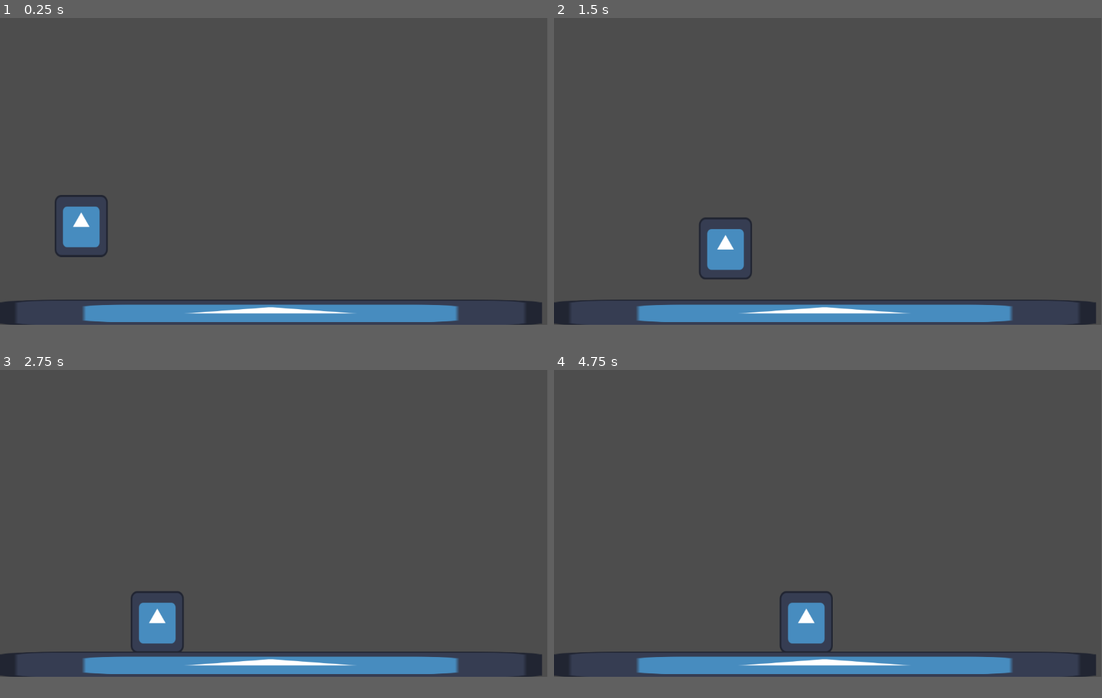
Above: before the commit, frames 1-4 (two rows, left to right).
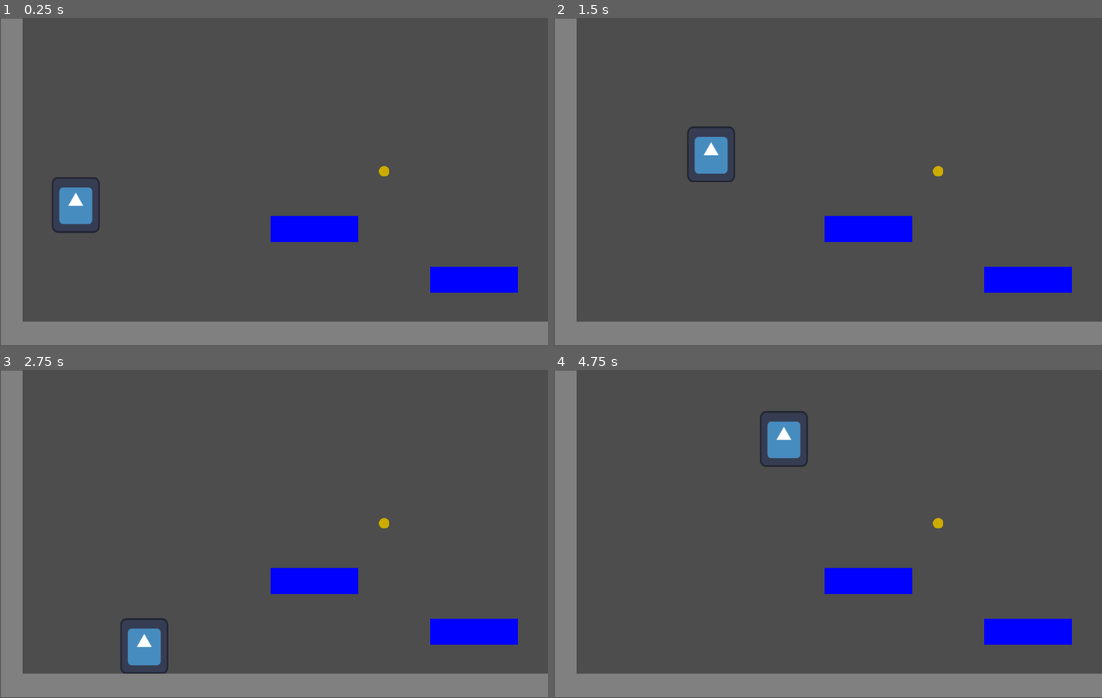
Above: after the commit, the same moments.

Repository: JulioAndrade07-art/Tsukuyomi-game
Game: Godot game, scene res://main.tscn
Two runs of this game, one before a commit and one after it. Both use one fixed random seed, a clock stepped at 60 frames per second and the inputs below. The engine's default icon, where the game draws it, is replaced by a stand-in: a white triangle on a blue panel in a dark square.
Inputs:
- Up to frame 1 (0.25 s): no input
- Up to frame 2 (1.5 s): tap Enter (ui_accept) at 0.5, 0.6, 0.77, 1.07, 1.35 s; hold D (ui_right) from 0.53 s (still down)
- Up to frame 3 (2.75 s): tap Enter (ui_accept) at 1.52, 1.82, 2.1 s; release D (ui_right) at 2.03 s; hold A (ui_left) from 2.03 s (still down)
- Up to frame 4 (4.75 s): release A (ui_left) at 2.78 s; hold D (ui_right) 2.78-4.28 s; tap Enter (ui_accept) at 2.85, 3.02, 3.32, 3.6, 3.77, 4.07, 4.35, 4.52 s; hold A (ui_left) from 4.28 s (still down)
In our replay, the window is 799x449 before the commit and 800x480 after it. These sizes can differ from the game's own. Grey fills any space a smaller window leaves; there, only what the larger window draws over its background counts as a difference.

The runs differ from the first frame. In frame 1, 13% of the frame differs, in the area x 0-100%, y 0-100%; in frame 2, 14%; in frame 3, 13%; in frame 4, 14%.

Commit message:
movimentação de câmera

Diff:
--- /dev/null
+++ b/GODOT/novo-projeto-de-jogo/GodotPrototype/Coin.gd
@@ -0,0 +1,11 @@
+extends Area2D
+
+signal collected
+
+func _ready():
+    connect("body_entered", Callable(self, "_on_body_entered"))
+
+func _on_body_entered(body):
+    if body.is_in_group("player"):
+        emit_signal("collected")
+        queue_free()
--- /dev/null
+++ b/GODOT/novo-projeto-de-jogo/GodotPrototype/Main.gd
@@ -0,0 +1,12 @@
+extends Node2D
+
+var score: int = 0
+
+func _ready():
+    if has_node("Coin"):
+        var coin = $Coin
+        coin.connect("collected", Callable(self, "_on_coin_collected"))
+
+func _on_coin_collected():
+    score += 1
+    print("Moeda coletada! Score: ", score)
--- /dev/null
+++ b/GODOT/novo-projeto-de-jogo/GodotPrototype/Main.tscn
@@ -0,0 +1,47 @@
+[gd_scene load_steps=5 format=3]
+
+[node name="Main" type="Node2D"]
+script = ExtResource("res://Main.gd")
+
+[node name="Player" type="CharacterBody2D" parent="."]
+script = ExtResource("res://Player.gd")
+position = Vector2(100, 200)
+
+[node name="Sprite2D" type="Sprite2D" parent="Player"]
+texture = ExtResource("res://Sprites/player.png")
+
+[node name="CollisionShape2D" type="CollisionShape2D" parent="Player"]
+shape = RectangleShape2D.new()
+shape.extents = Vector2(16, 24)
+
+[node name="Chao" type="StaticBody2D" parent="."]
+position = Vector2(200, 300)
+
+[node name="Sprite2D" type="Sprite2D" parent="Chao"]
+texture = ExtResource("res://Sprites/ground.png")
+
+[node name="CollisionShape2D" type="CollisionShape2D" parent="Chao"]
+shape = RectangleShape2D.new()
+shape.extents = Vector2(64, 16)
+
+[node name="MovingPlatform" type="Node2D" parent="."]
+script = ExtResource("res://MovingPlatform.gd")
+position = Vector2(300, 250)
+
+[node name="Sprite2D" type="Sprite2D" parent="MovingPlatform"]
+texture = ExtResource("res://Sprites/platform.png")
+
+[node name="CollisionShape2D" type="CollisionShape2D" parent="MovingPlatform"]
+shape = RectangleShape2D.new()
+shape.extents = Vector2(48, 12)
+
+[node name="Coin" type="Area2D" parent="."]
+script = ExtResource("res://Coin.gd")
+position = Vector2(200, 200)
+
+[node name="Sprite2D" type="Sprite2D" parent="Coin"]
+texture = ExtResource("res://Sprites/coin.png")
+
+[node name="CollisionShape2D" type="CollisionShape2D" parent="Coin"]
+shape = CircleShape2D.new()
+shape.radius = 12
--- /dev/null
+++ b/GODOT/novo-projeto-de-jogo/GodotPrototype/MovingPlatform.gd
@@ -0,0 +1,15 @@
+extends Node2D
+
+@export var speed: float = 100.0
+@export var distance: float = 200.0
+
+var direction: int = 1
+var start_pos: Vector2
+
+func _ready():
+    start_pos = position
+
+func _process(delta):
+    position.x += speed * direction * delta
+    if abs(position.x - start_pos.x) > distance:
+        direction *= -1
--- /dev/null
+++ b/GODOT/novo-projeto-de-jogo/GodotPrototype/Player.gd
@@ -0,0 +1,18 @@
+extends CharacterBody2D
+
+@export var speed: float = 200.0
+@export var jump_force: float = -400.0
+
+var gravity = ProjectSettings.get_setting("physics/2d/default_gravity")
+
+func _physics_process(delta):
+    if not is_on_floor():
+        velocity.y += gravity * delta
+
+    var input_dir = Input.get_axis("ui_left", "ui_right")
+    velocity.x = input_dir * speed
+
+    if Input.is_action_just_pressed("ui_accept") and is_on_floor():
+        velocity.y = jump_force
+
+    move_and_slide()
--- a/GODOT/novo-projeto-de-jogo/collision_shape_2d.gd
+++ /dev/null
@@ -1 +0,0 @@
-extends CollisionShape2D
--- a/GODOT/novo-projeto-de-jogo/main.tscn
+++ b/GODOT/novo-projeto-de-jogo/main.tscn
@@ -1,22 +1,21 @@
-[gd_scene load_steps=9 format=3 uid="uid://wuov3qqkqij8"]
+[gd_scene load_steps=10 format=3 uid="uid://wuov3qqkqij8"]
 
 [ext_resource type="Script" uid="uid://bkyayx2pfoyq8" path="res://player.gd" id="1_ig7tw"]
 [ext_resource type="Texture2D" uid="uid://c75jrp57x4wfs" path="res://icon.svg" id="2_1bvp3"]
-[ext_resource type="Script" uid="uid://cg4827kifwj7s" path="res://moving_platform.gd" id="3_lquwl"]
+[ext_resource type="Texture2D" uid="uid://b8lhjoabc78gv" path="res://GodotPrototype/Sprites/player.png" id="3_lquwl"]
+[ext_resource type="Texture2D" uid="uid://crggr30kg0v8a" path="res://GodotPrototype/Sprites/coin.png" id="4_1bvp3"]
 [ext_resource type="Script" uid="uid://uffdvcrs2km1" path="res://coin.gd" id="4_7mycd"]
+[ext_resource type="Texture2D" uid="uid://bdr1u5mul2hqw" path="res://GodotPrototype/Sprites/ground.png" id="4_272bh"]
 
 [sub_resource type="RectangleShape2D" id="RectangleShape2D_0xm2m"]
 size = Vector2(21.688198, 22.47511)
 
 [sub_resource type="RectangleShape2D" id="RectangleShape2D_272bh"]
-size = Vector2(1123.019, 52.341553)
-
-[sub_resource type="RectangleShape2D" id="RectangleShape2D_5vw27"]
+size = Vector2(1149.3203, 52.341553)
 
 [sub_resource type="CircleShape2D" id="CircleShape2D_kek77"]
 
 [node name="Main" type="Node2D"]
-position = Vector2(-6, 1)
 
 [node name="Player" type="CharacterBody2D" parent="."]
 position = Vector2(179, 402)
@@ -33,33 +32,48 @@
 shape = SubResource("RectangleShape2D_0xm2m")
 
 [node name="Chão" type="StaticBody2D" parent="." groups=["Chão"]]
-position = Vector2(80, 100)
+position = Vector2(159, 209)
+scale = Vector2(2.0285387, 1.0082792)
 
 [node name="Sprite2D" type="Sprite2D" parent="Chão"]
-position = Vector2(495.5, 522)
-scale = Vector2(8.9296875, 0.43749958)
-texture = ExtResource("2_1bvp3")
+position = Vector2(489.51492, 526.144)
+scale = Vector2(8.857977, 1.704636)
+texture = ExtResource("4_272bh")
 
 [node name="CollisionShape2D" type="CollisionShape2D" parent="Chão"]
-position = Vector2(495, 523)
+position = Vector2(492.47272, 525.6481)
 shape = SubResource("RectangleShape2D_272bh")
-debug_color = Color(0.98475224, 0, 0.34504607, 0.41960785)
 
 [node name="Plataforma 1" type="StaticBody2D" parent="." groups=["Chão"]]
-position = Vector2(810, -124)
+position = Vector2(643, -88.00001)
 scale = Vector2(0.17851564, 1.1130064)
 
 [node name="Sprite2D" type="Sprite2D" parent="Plataforma 1"]
-position = Vector2(504.15753, 523.8065)
-scale = Vector2(3.359483, -180.08347)
+position = Vector2(512.56006, 523.3573)
+scale = Vector2(35.886208, -1.141802)
+texture = ExtResource("3_lquwl")
 
 [node name="CollisionShape2D" type="CollisionShape2D" parent="Plataforma 1"]
-position = Vector2(495, 523)
+position = Vector2(500.8755, 522.9999)
+scale = Vector2(1, 0.99999994)
 shape = SubResource("RectangleShape2D_272bh")
-debug_color = Color(0.97065264, 0, 0.45647526, 0.41960785)
+
+[node name="Plataforma 2" type="StaticBody2D" parent="." groups=["Chão"]]
+position = Vector2(1015.99994, 31)
+scale = Vector2(0.17851564, 1.1130064)
+
+[node name="Sprite2D" type="Sprite2D" parent="Plataforma 2"]
+position = Vector2(512.56006, 523.3573)
+scale = Vector2(35.886208, -1.141802)
+texture = ExtResource("3_lquwl")
+
+[node name="CollisionShape2D" type="CollisionShape2D" parent="Plataforma 2"]
+position = Vector2(501.1499, 522.9999)
+scale = Vector2(1, 0.9999998)
+shape = SubResource("RectangleShape2D_272bh")
 
 [node name="ParedeDireita" type="StaticBody2D" parent="." groups=["Chão"]]
-position = Vector2(1746, 35.000004)
+position = Vector2(1670, 728.99994)
 rotation = 1.5697764
 scale = Vector2(0.57233566, 1.20419)
 
@@ -67,35 +81,24 @@
 position = Vector2(71.73154, 769.8473)
 
 [node name="CollisionShape2D" type="CollisionShape2D" parent="ParedeDireita"]
-position = Vector2(504.54343, 517.7602)
+position = Vector2(1212.1434, 201.5527)
 scale = Vector2(0.99999994, 1)
 shape = SubResource("RectangleShape2D_272bh")
-debug_color = Color(0.9674019, 0, 0.47750425, 0.41960785)
 
 [node name="ParedeEsquerda" type="StaticBody2D" parent="." groups=["Chão"]]
-position = Vector2(902.00006, 312)
+position = Vector2(899.00006, 367.00006)
 rotation = 1.5702384
-scale = Vector2(0.57124263, 1.0004681)
+scale = Vector2(0.680201, 0.9975398)
 
 [node name="Sprite2D" type="Sprite2D" parent="ParedeEsquerda"]
-position = Vector2(20.15411, 872.5982)
+position = Vector2(23.35166, 873.5752)
+scale = Vector2(8.785262, 1.6114571)
+texture = ExtResource("4_272bh")
 
 [node name="CollisionShape2D" type="CollisionShape2D" parent="ParedeEsquerda"]
-position = Vector2(19.785553, 874.8883)
+position = Vector2(28.251343, 874.88824)
+scale = Vector2(0.99999994, 0.99999994)
 shape = SubResource("RectangleShape2D_272bh")
-debug_color = Color(0.9263214, 4.1199924e-05, 0.6748021, 0.41960785)
-
-[node name="MovingPlatform" type="Node2D" parent="."]
-position = Vector2(475, 226)
-script = ExtResource("3_lquwl")
-
-[node name="Sprite2D" type="Sprite2D" parent="MovingPlatform"]
-modulate = Color(0.91227055, 4.7168137e-06, 6.738305e-07, 1)
-position = Vector2(0, 2)
-
-[node name="CollisionShape2D" type="CollisionShape2D" parent="MovingPlatform"]
-position = Vector2(0, 2)
-shape = SubResource("RectangleShape2D_5vw27")
 
 [node name="Coin" type="Area2D" parent="."]
 position = Vector2(897, 359)
@@ -103,7 +106,7 @@
 
 [node name="Sprite2D" type="Sprite2D" parent="Coin"]
 modulate = Color(0.8, 0.8, 0.35999998, 1)
+texture = ExtResource("4_1bvp3")
 
 [node name="CollisionShape2D" type="CollisionShape2D" parent="Coin"]
 shape = SubResource("CircleShape2D_kek77")
-debug_color = Color(0.66, 0.517, 0, 1)
--- a/GODOT/novo-projeto-de-jogo/player.gd
+++ b/GODOT/novo-projeto-de-jogo/player.gd
@@ -1,7 +1,7 @@
 extends CharacterBody2D
 
 @export var speed: float = 200.0
-@export var jump_force: float = -400.0
+@export var jump_force: float = -800.0
 
 var gravity = ProjectSettings.get_setting("physics/2d/default_gravity")
 
--- a/GODOT/novo-projeto-de-jogo/project.godot
+++ b/GODOT/novo-projeto-de-jogo/project.godot
@@ -10,14 +10,15 @@
 
 [application]
 
-config/name="Novo Projeto de Jogo"
+config/name="Tsukuyomi Fase"
 run/main_scene="uid://wuov3qqkqij8"
 config/features=PackedStringArray("4.5", "Forward Plus")
 config/icon="res://icon.svg"
 
-[dotnet]
+[display]
 
-project/assembly_name="Novo Projeto de Jogo"
+window/size/viewport_width=1280
+window/size/viewport_height=769
 
 [input]
 
Not shown, added: GODOT/novo-projeto-de-jogo/GodotPrototype/Coin.gd.uid
Not shown, added: GODOT/novo-projeto-de-jogo/GodotPrototype/Main.gd.uid
Not shown, added: GODOT/novo-projeto-de-jogo/GodotPrototype/MovingPlatform.gd.uid
Not shown, added: GODOT/novo-projeto-de-jogo/GodotPrototype/Player.gd.uid
Binary file added: GODOT/novo-projeto-de-jogo/GodotPrototype/Sprites/coin.png
Not shown, changed: GODOT/novo-projeto-de-jogo/GodotPrototype/Sprites/coin.png.import
Binary file added: GODOT/novo-projeto-de-jogo/GodotPrototype/Sprites/ground.png
Not shown, changed: GODOT/novo-projeto-de-jogo/GodotPrototype/Sprites/ground.png.import
Binary file added: GODOT/novo-projeto-de-jogo/GodotPrototype/Sprites/platform.png
Not shown, changed: GODOT/novo-projeto-de-jogo/GodotPrototype/Sprites/platform.png.import
Binary file added: GODOT/novo-projeto-de-jogo/GodotPrototype/Sprites/player.png
Not shown, changed: GODOT/novo-projeto-de-jogo/GodotPrototype/Sprites/player.png.import
(and 15 more such lines)
